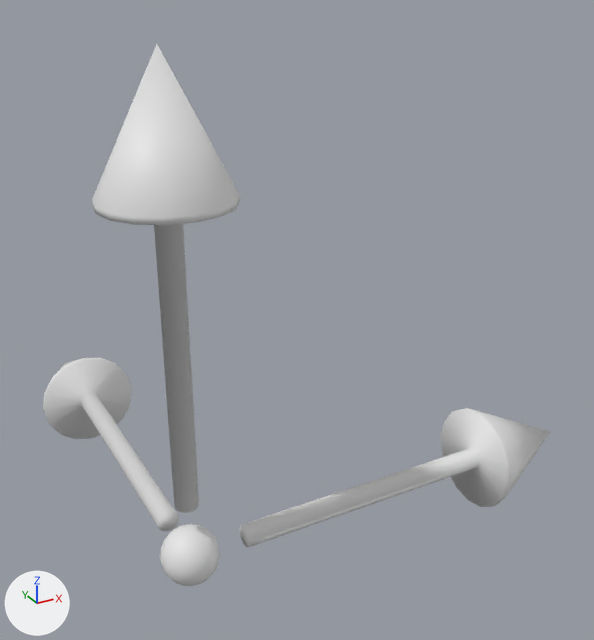
The glTF model public/mesh/translate_mesh.glb as it was, and as the next commit left it.
Both versions are drawn from a 50 mm camera at (-3.74, -10.5, 9.09) aimed at (3.64, 2.92, 2.38). The axes (+X, +Y, +Z) are drawn at lower left. The lights are the same throughout. Where no turn or scale is listed for an object, it has been applied to the vertices.

The first picture shows 'Ball', 'X', 'Y', 'Z'.
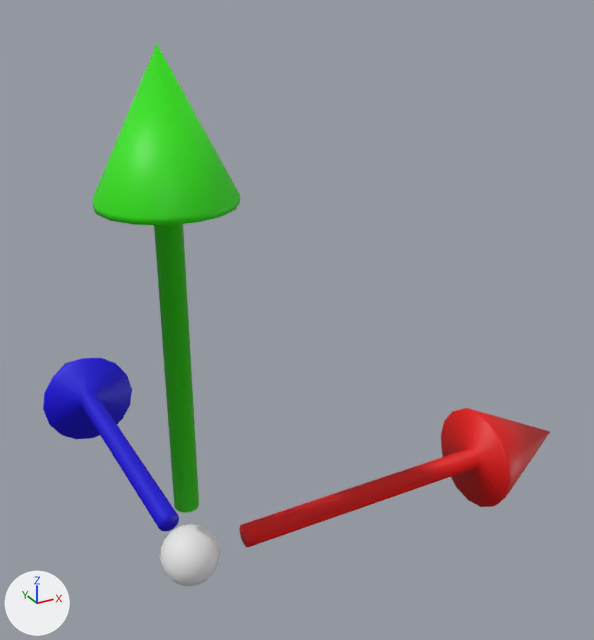
Location of each change, (x1, y1, x2, y2) in pixels of the pictures (594 x 640 px):
'Y', recoloured (white to green): (92, 44, 240, 513) in both
'X', recoloured (grey to red): (239, 408, 550, 547) in both
'Z', recoloured (grey to blue): (43, 358, 179, 532) in both

The change in detail:
Material 'Material.002' (mat_material_002) is new.
Its base color is (0.8, 0.000545, 0.0) (red #e70200).
Material 'Material.003' (mat_material_003) is new.
Its base color is (0.00752, 0.0, 0.8) (blue #1500e7).
Material 'Material.001' (mat_material_001) is new.
Its base color is (0.03, 0.8, 0.0) (green #30e700).
me_cone has 65 vertices, 126 faces and spans x -1.0..1.0, y -1.0..1.0, z -6.1..1.0.
me_cone now uses material mat_material_001 (green #30e700).
me_cone_001 has 65 vertices, 126 faces and spans x -1.0..1.0, y -6.1..1.0, z -1.0..1.0.
me_cone_001 now uses material mat_material_003 (blue #1500e7).
me_cone_002 has 65 vertices, 126 faces and spans x -6.1..1.0, y -1.0..1.0, z -1.0..1.0.
me_cone_002 now uses material mat_material_002 (red #e70200).
